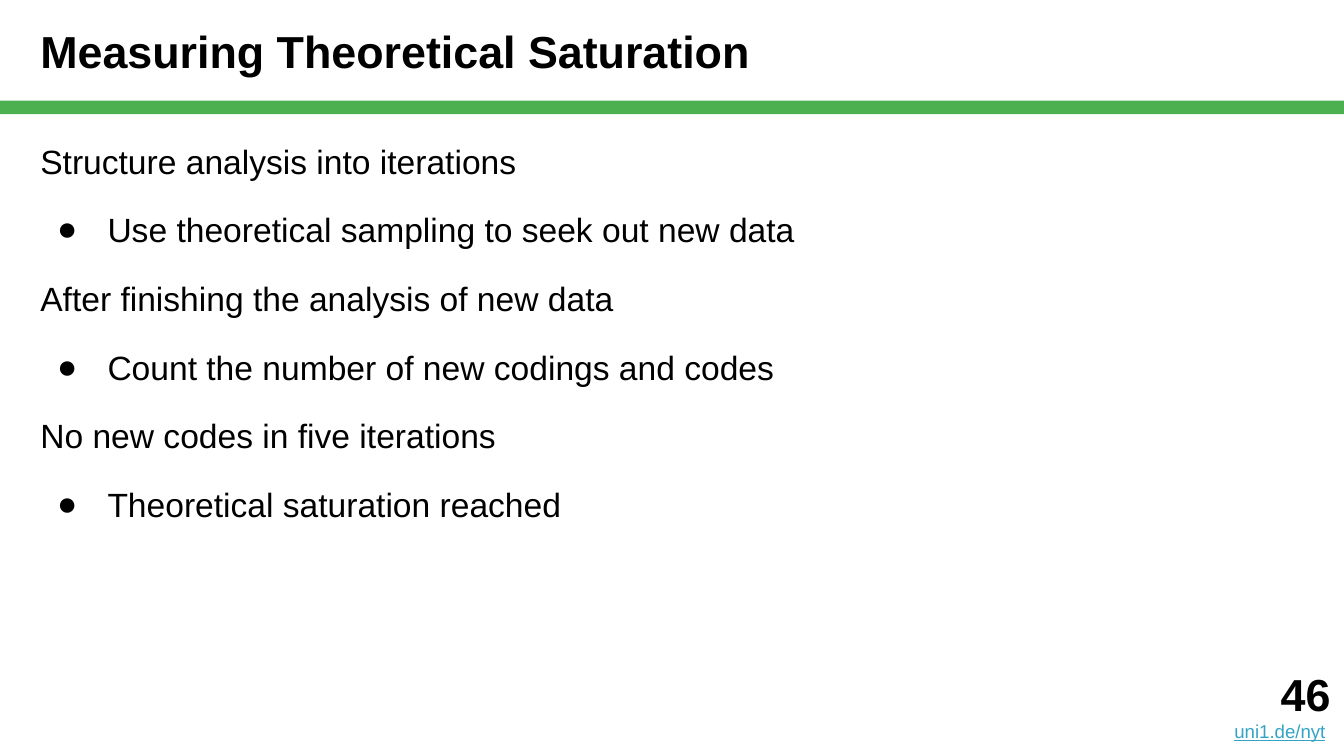
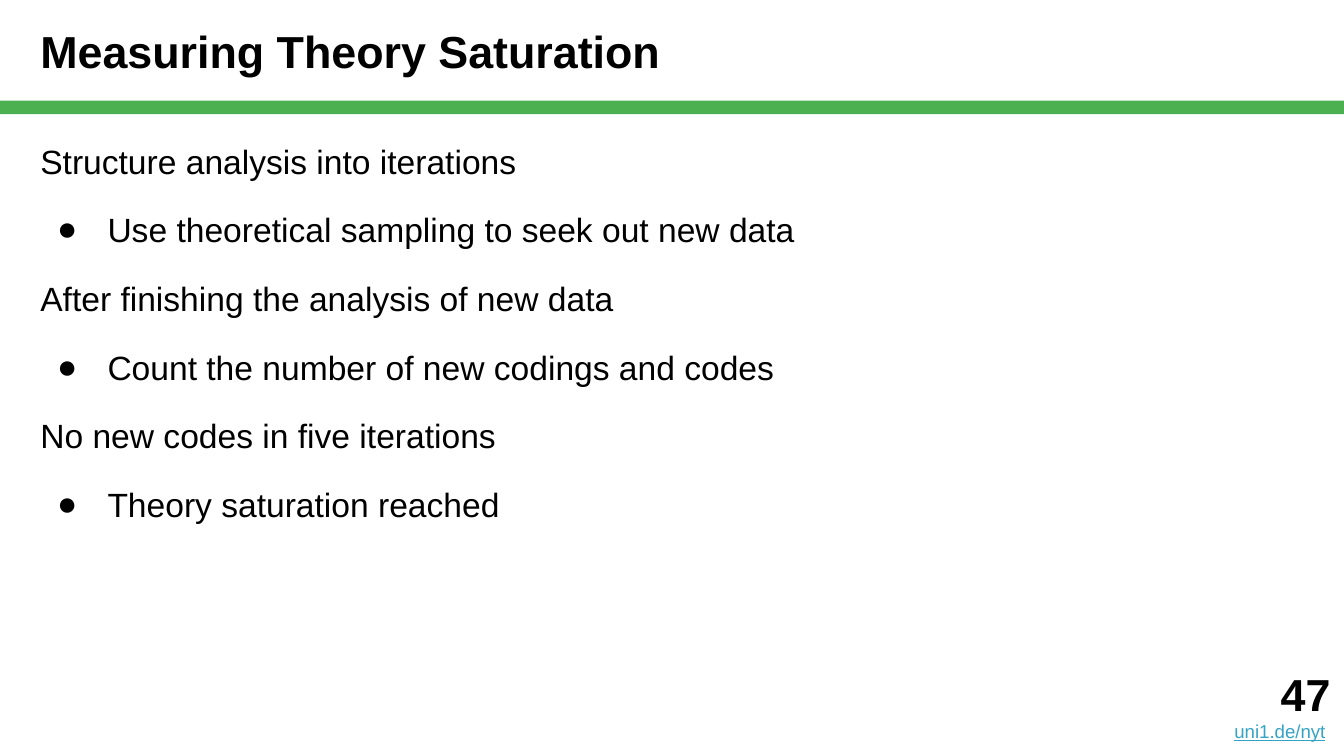
Before and after one commit to dirkriehle/nyt-course, a slide deck: slide 47 of Lecture slides/NYT B03 - Qualitative Data Analysis.pptx (slide 46 before the commit). Drawn at 1344x756 pixels with LibreOffice and Linux fonts; fonts in the diff are those of the drawing. Boxes give left, top, right and bottom in pixels: in the first picture for what was removed or moved away, otherwise in the second. Text is boxed around its words. In the diff, an @@ line names an element or a change of style, - is before the commit and + after.

```diff
--- a/Lecture slides/NYT B03 - Qualitative Data Analysis.pptx
+++ b/Lecture slides/NYT B03 - Qualitative Data Analysis.pptx
@@ title at [40, 35, 659, 77]: text changed @@
-Measuring Theoretical Saturation
+Measuring Theory Saturation
@@ text at [108, 492, 499, 523]: text changed @@
-● Theoretical saturation reached
+● Theory saturation reached
@@ text at [1281, 680, 1331, 711]: text changed @@
-46
+47
```
Also in this commit, not shown: 13 other slides changed, 4 slides added, 3 slides removed, 1 other file.
